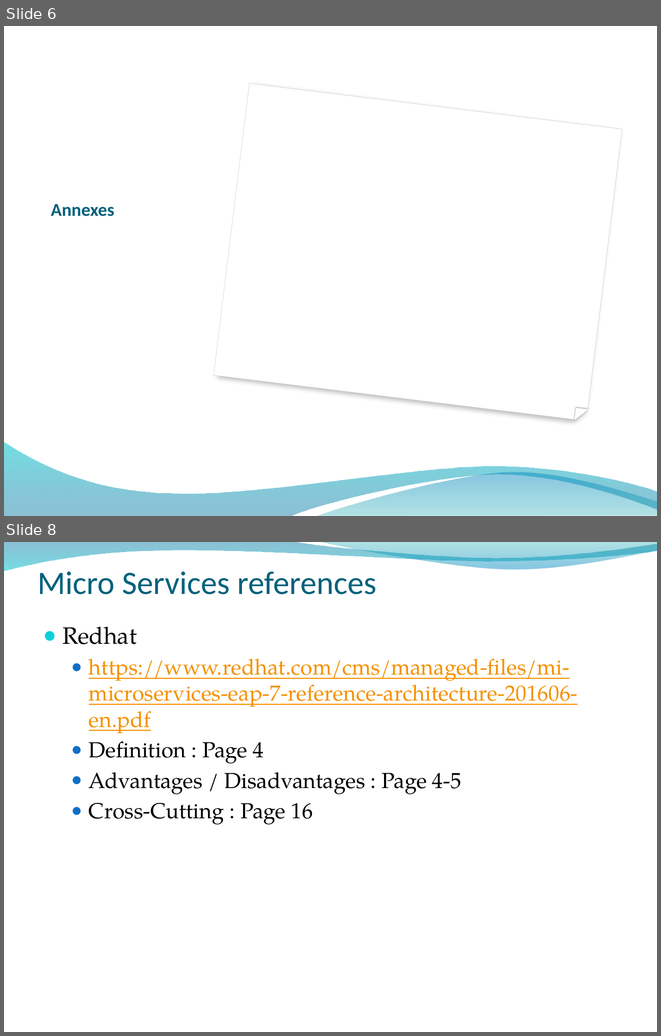
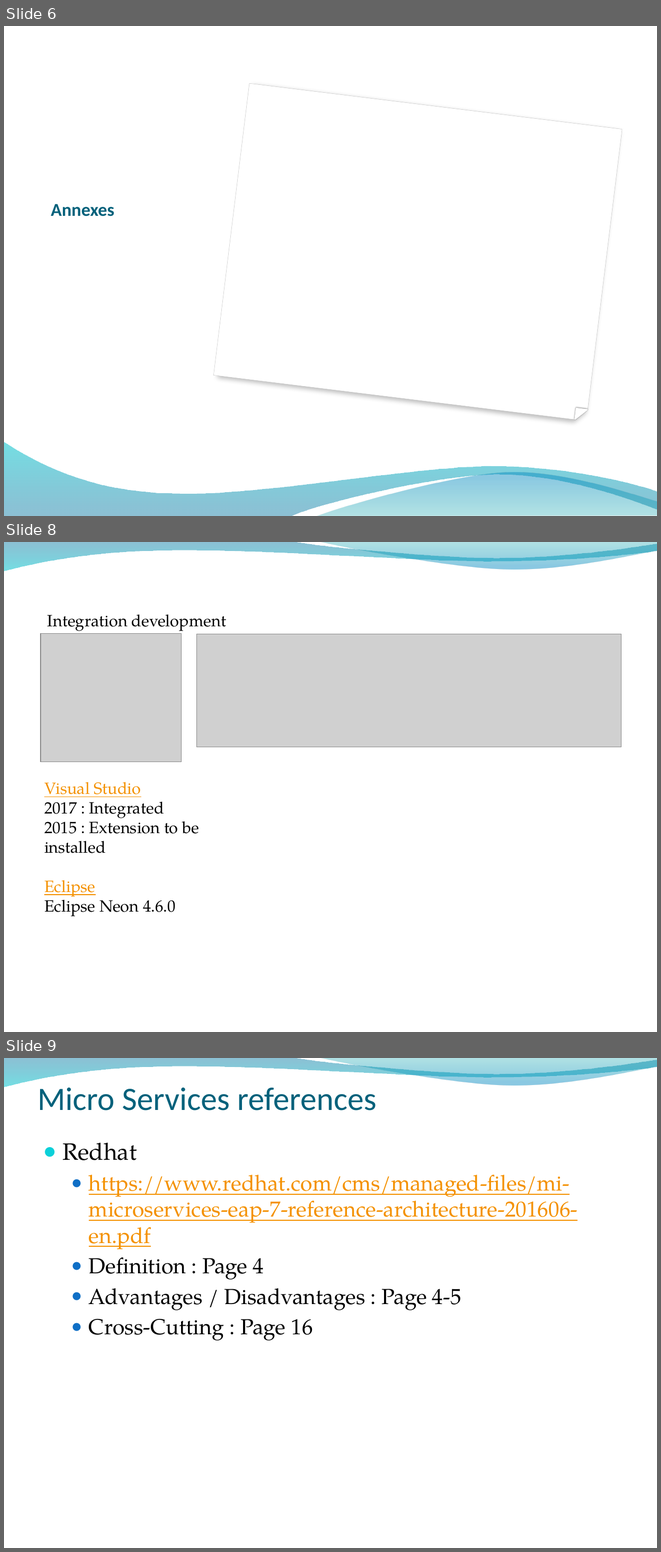
Before and after one commit to ygo74/microsvc, a slide deck: Documentation/Container Architecture.pptx. Shown one above the other, each under a label of ours: slides 6 and 8 before the commit, slides 6, 8 and 9 after it; the slides between them are not shown. The pictures are 661x1036 and 661x1552 pixels, drawn with LibreOffice and Linux fonts; fonts in the diff are those of the drawing; grey boxes stand for pictures; background and template pictures are left out. Boxes give left, top, right and bottom in pixels: in the first picture for what was removed or moved away, otherwise in the second. Text is boxed around its words. In the diff, an @@ line names an element or a change of style, - is before the commit and + after.

```diff
--- a/Documentation/Container Architecture.pptx
+++ b/Documentation/Container Architecture.pptx
@@ slide 8 added at (4, 542, 657, 1032), background picture (left out); not listed: 2 template elements that a slide beside it also shows @@
@@ text added at (47, 614, 226, 634), 18 pt, text #000000 @@
+Integration development studio
@@ picture added at (41, 633, 182, 762) @@
@@ picture added at (196, 634, 621, 747) @@
@@ text added at (44, 782, 200, 916), 18 pt, text #000000 @@
+Visual Studio
+2017 : Integrated
+2015 : Extension to be installed
+Eclipse
+Eclipse Neon 4.6.0
@@ what was slide 8 is now slide 9 @@
```
Also in this commit, not shown: 1 other slide added, 1 slide removed.
